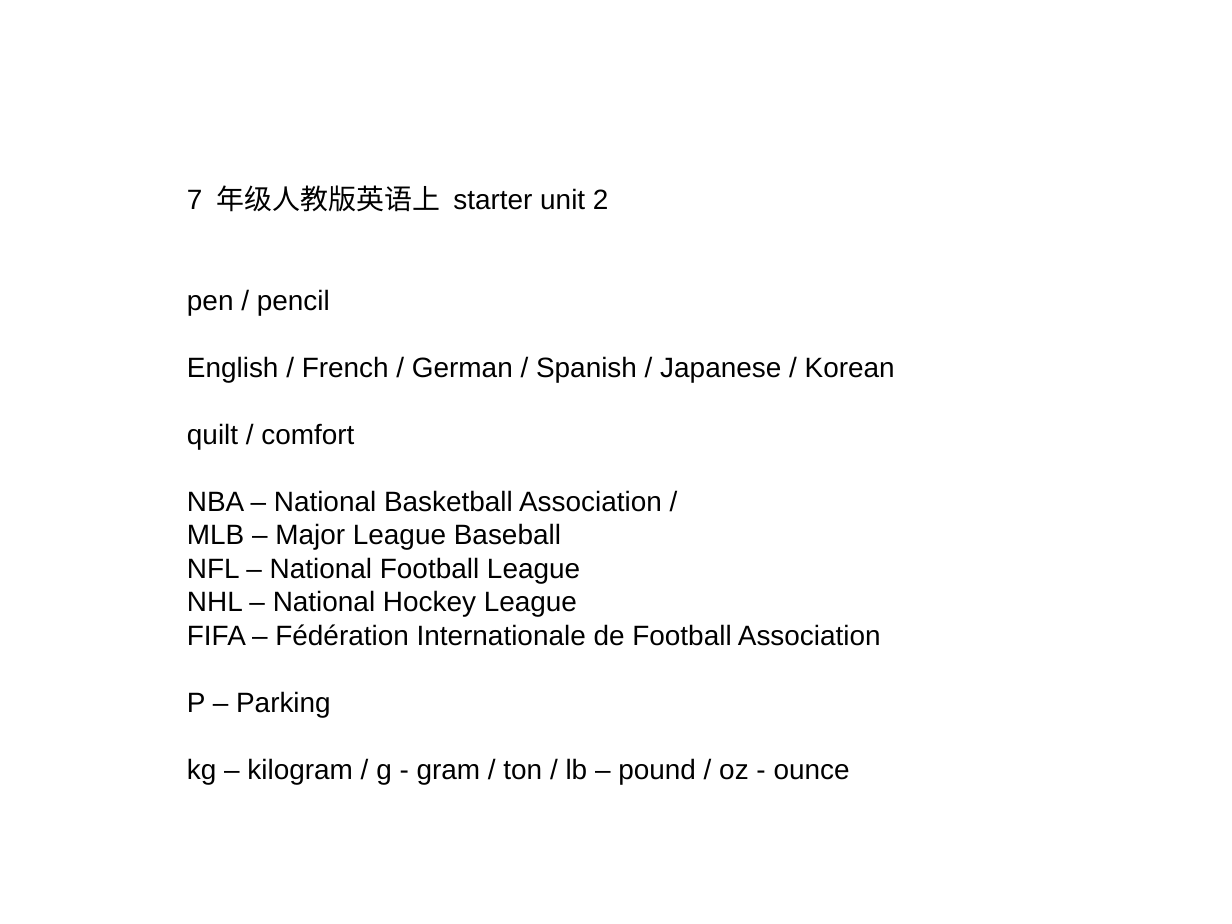
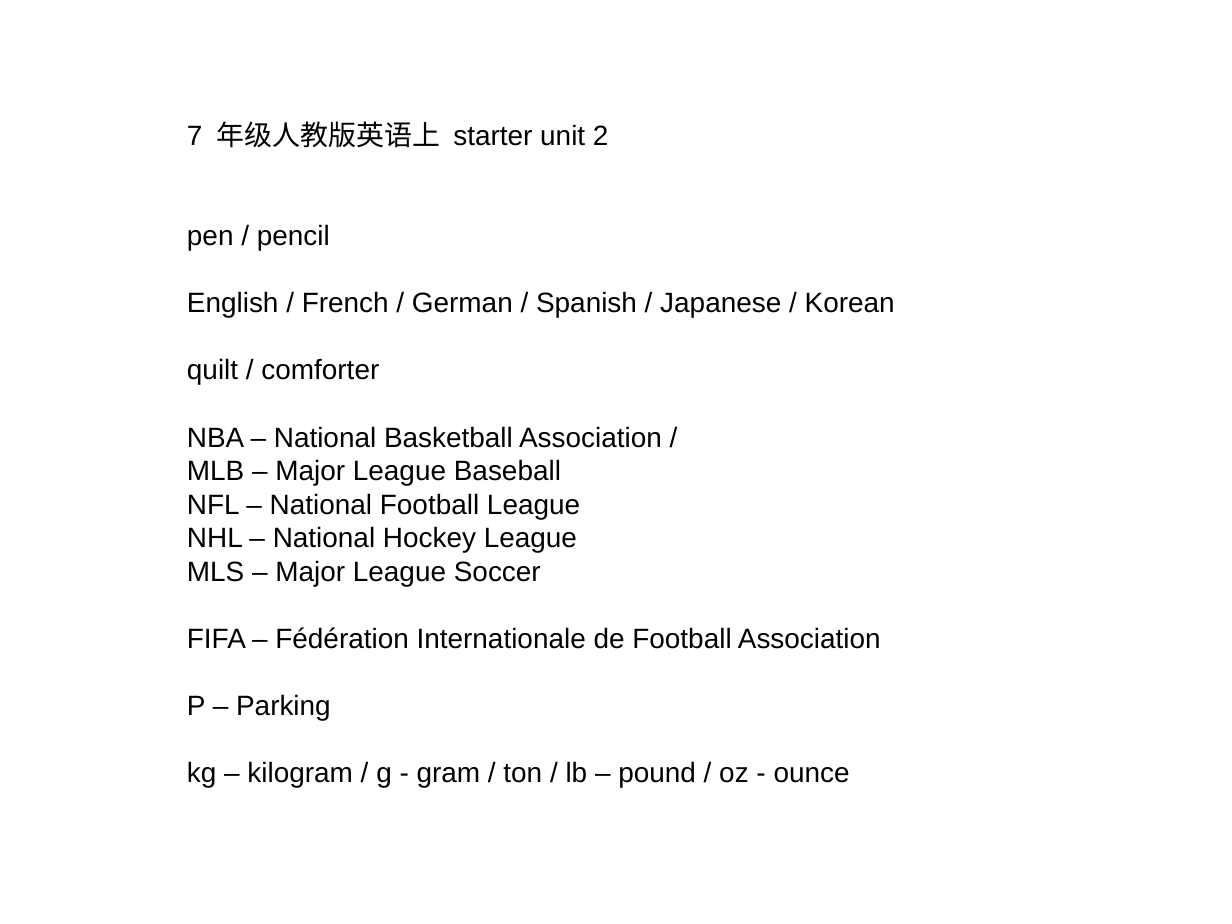
Before and after one commit to ericzhang/english-math, a slide deck: slide 1 of junjun/2025-10-04/2025-10-04-word.odp. Drawn at 1232x924 pixels with LibreOffice and Linux fonts; fonts in the diff are those of the drawing. Boxes give left, top, right and bottom in pixels: in the first picture for what was removed or moved away, otherwise in the second. Text is boxed around its words. In the diff, an @@ line names an element or a change of style, - is before the commit and + after.

```diff
--- a/junjun/2025-10-04/2025-10-04-word.odp
+++ b/junjun/2025-10-04/2025-10-04-word.odp
@@ text "7 年级人教版英语上 starter unit 2": place and size @@
-text "7 年级人教版英语上 starter unit 2" at box(187, 185, 895, 784)
+text "7 年级人教版英语上 starter unit 2" at box(187, 121, 895, 787)
@@ text at box(187, 358, 379, 385): text changed @@
-quilt / comfort
+quilt / comforter
@@ text at box(187, 560, 541, 586): paragraph added @@
+MLS – Major League Soccer
```
Also in this commit, not shown: 9 other files.
